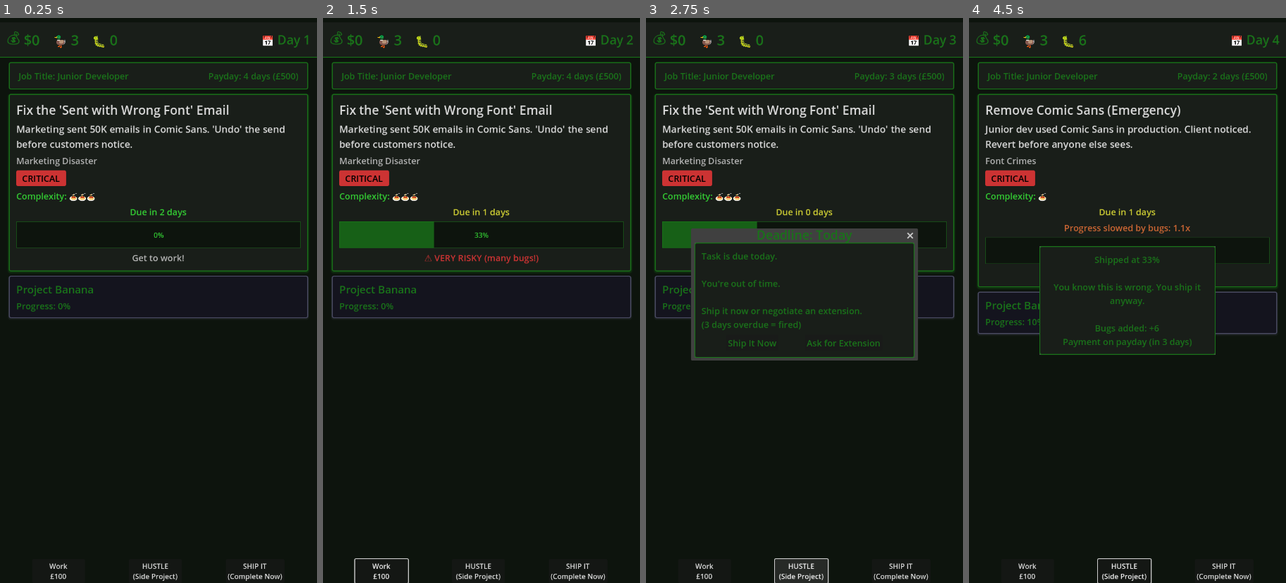
Above: before the commit, frames 1-4 (left to right).
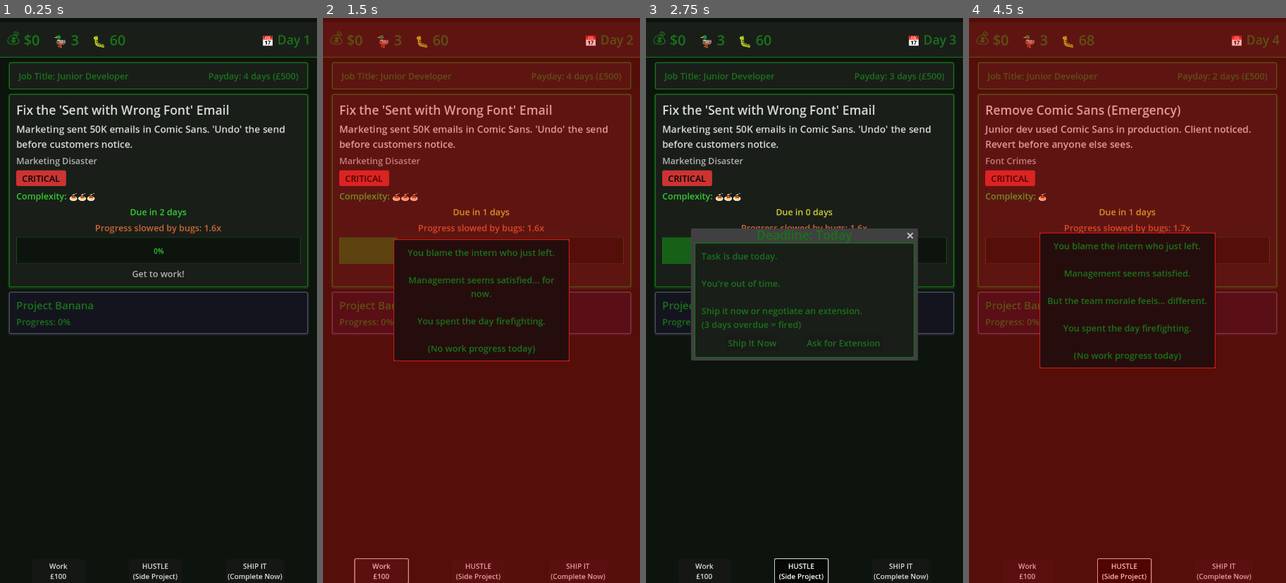
Above: after the commit, the same moments.

Repository: lmchoi/alt-f-this
Game: Godot game, scene res://scenes/game_ui.tscn
Same seed, same stepped clock (60 frames per second), same inputs: the game is played once before the commit and once after it.
Inputs (mouse positions are in pixels of both pictures, inside the frame that each line leads up to):
- Up to frame 1 (0.25 s): no input
- Up to frame 2 (1.5 s): click "Work £100" at 0.5 s; click (538, 328) at 1.25 s, where only the run after the commit has a clickable "The intern we just let go."
- Up to frame 3 (2.75 s): click "HUSTLE (Side Project)" at 2 s
- Up to frame 4 (4.5 s): click "SHIP IT (Complete Now)" at 2.75 s; click "Ship It Now" at 3.5 s; click (1184, 328) at 4.25 s, where only the run after the commit has a clickable "The intern we just let go."

The runs differ from the first frame. In frame 1, 2.5% of the frame differs, in the area x 2-98%, y 3-56%; in frame 2, 94%, in the area x 0-100%, y 0-100%; in frame 3, 2.1%; in frame 4, 90%.

Commit message:
Add outage red overlay

Diff:
--- a/autoloads/game_manager.gd
+++ b/autoloads/game_manager.gd
@@ -30,6 +30,7 @@
 signal game_over(ending_type: String, stats: Dictionary)
 signal victory(stats: Dictionary)
 signal production_outage_occurred(task_name)
+signal outage_consequence(text)
 signal current_task_updated(task)
 signal task_progress_changed(progress)
 signal payday_occurred(amount)
@@ -86,6 +87,7 @@
 
 var production_outages := 0  # Track total outages for firing (3 = fired)
 var poorly_shipped_tasks := []  # Tasks shipped at <50% (can trigger outages)
+var outage_in_progress := false  # Track if outage consequence is being shown
 
 # PIP and blame tracking
 var pip_warnings := 0  # 2 warnings = fired
@@ -150,6 +152,7 @@
 func trigger_production_outage(task_name: String):
 	"""Handle a production outage - the Papers Please 'terrorist exploded' moment."""
 	production_outages += 1
+	outage_in_progress = true
 
 	# Emit signal for UI to show outage dialog with choices
 	production_outage_occurred.emit(task_name)
@@ -165,7 +168,7 @@
 			if pip_warnings >= MAX_PIP_WARNINGS:
 				game_over.emit("fired_pip", get_game_stats())
 			else:
-				event_occurred.emit({"text": outage_messages["responsibility"]["first_pip"], "money": 0, "ducks": 0})
+				outage_consequence.emit(outage_messages["responsibility"]["first_pip"])
 
 		"scapegoat":
 			total_blames += 1
@@ -173,7 +176,7 @@
 				game_over.emit("company_collapse_scapegoat", get_game_stats())
 			else:
 				var message_key = "first" if total_blames == 1 else "second"
-				event_occurred.emit({"text": outage_messages[choice][message_key], "money": 0, "ducks": 0})
+				outage_consequence.emit(outage_messages[choice][message_key])
 
 		"systemic":
 			total_blames += 1
@@ -181,9 +184,13 @@
 				game_over.emit("company_collapse_systemic", get_game_stats())
 			else:
 				var message_key = "first" if total_blames == 1 else "second"
-				event_occurred.emit({"text": outage_messages[choice][message_key], "money": 0, "ducks": 0})
-
-	# Check daily events after day advance
+				outage_consequence.emit(outage_messages[choice][message_key])
+
+	# Day advance happens in UI after consequence popup dismissed (see game_ui.gd)
+
+func finish_outage_turn():
+	"""Called after outage consequence popup is dismissed to advance the day."""
+	outage_in_progress = false
 	advance_turn()
 
 func check_victory():
--- a/data/outage_messages.json
+++ b/data/outage_messages.json
@@ -1,16 +1,16 @@
 {
   "responsibility": {
-    "first_pip": "You take responsibility for the outage.\n\nManagement puts you on a Performance Improvement Plan.\n\n⚠️ One more PIP and you're out.",
+    "first_pip": "You take responsibility for the outage.\n\nManagement puts you on a Performance Improvement Plan.\n\nYou spent the day firefighting.\n\n⚠️ One more PIP and you're out.\n\n(No work progress today)",
     "fired": "You've received 2 PIP warnings.\n\nHR called you in for a 'conversation.'\n\nYou're fired.\n\n[Ending: Managed Out]"
   },
   "scapegoat": {
-    "first": "You blame the intern who just left.\n\nManagement seems satisfied... for now.",
-    "second": "You blame the intern who just left.\n\nManagement seems satisfied.\n\nBut the team morale feels... different.",
+    "first": "You blame the intern who just left.\n\nManagement seems satisfied... for now.\n\nYou spent the day firefighting.\n\n(No work progress today)",
+    "second": "You blame the intern who just left.\n\nManagement seems satisfied.\n\nBut the team morale feels... different.\n\nYou spent the day firefighting.\n\n(No work progress today)",
     "company_collapse": "The blame culture is toxic.\n\nEngineers are quitting en masse.\n\nInvestors pulled funding.\n\nThe company collapses.\n\n[Ending: Toxic Culture]"
   },
   "systemic": {
-    "first": "You blame impossible product requirements.\n\nManagement notes your complaint.",
-    "second": "You blame impossible product requirements.\n\nManagement notes your complaint.\n\nThe blame game is getting old.",
+    "first": "You blame impossible product requirements.\n\nManagement notes your complaint.\n\nYou spent the day firefighting.\n\n(No work progress today)",
+    "second": "You blame impossible product requirements.\n\nManagement notes your complaint.\n\nThe blame game is getting old.\n\nYou spent the day firefighting.\n\n(No work progress today)",
     "company_collapse": "The blame culture is toxic.\n\nEngineers are quitting en masse.\n\nInvestors pulled funding.\n\nThe company collapses.\n\n[Ending: Toxic Culture]"
   }
 }
--- /dev/null
+++ b/scenes/dialogs/outage_consequence_popup.gd
@@ -0,0 +1,13 @@
+extends PopupPanel
+
+signal consequence_dismissed
+
+func _ready():
+	popup_hide.connect(_on_popup_hide)
+
+func show_consequence(text: String):
+	$ConsequenceMessage.text = text
+	popup()
+
+func _on_popup_hide():
+	consequence_dismissed.emit()
--- /dev/null
+++ b/scenes/dialogs/outage_consequence_popup.tscn
@@ -0,0 +1,39 @@
+[gd_scene load_steps=3 format=3 uid="uid://cbvx8j3k2m5qr"]
+
+[ext_resource type="Script" path="res://scenes/dialogs/outage_consequence_popup.gd" id="1_consequence"]
+[ext_resource type="Theme" path="res://themes/dialog_theme.tres" id="2_dialog_theme"]
+
+[sub_resource type="StyleBoxFlat" id="StyleBoxFlat_outage_panel"]
+bg_color = Color(0.15, 0.05, 0.05, 1)
+border_width_left = 2
+border_width_top = 2
+border_width_right = 2
+border_width_bottom = 2
+border_color = Color(0.8, 0.1, 0.1, 1)
+corner_radius_top_left = 4
+corner_radius_top_right = 4
+corner_radius_bottom_right = 4
+corner_radius_bottom_left = 4
+content_margin_left = 16.0
+content_margin_top = 16.0
+content_margin_right = 16.0
+content_margin_bottom = 16.0
+
+[node name="OutageConsequencePopup" type="PopupPanel"]
+initial_position = 1
+size = Vector2i(400, 150)
+transparent_bg = false
+visible = true
+transparent = false
+theme = ExtResource("2_dialog_theme")
+theme_override_styles/panel = SubResource("StyleBoxFlat_outage_panel")
+script = ExtResource("1_consequence")
+
+[node name="ConsequenceMessage" type="Label" parent="."]
+offset_left = 16.0
+offset_top = 16.0
+offset_right = 384.0
+offset_bottom = 134.0
+horizontal_alignment = 1
+vertical_alignment = 1
+autowrap_mode = 2
--- a/scenes/game_ui.gd
+++ b/scenes/game_ui.gd
@@ -16,10 +16,12 @@
 	GameManager.game_over.connect(_on_game_over)
 	GameManager.victory.connect(_on_victory)
 	GameManager.production_outage_occurred.connect(_on_production_outage)
+	GameManager.outage_consequence.connect(_on_outage_consequence)
 
 	$DeadlineDialog.custom_action.connect(_on_deadline_action)
 	$CompletionDialog.completion_choice.connect(_on_completion_choice)
 	$OutageDialog.outage_choice.connect(_on_outage_choice)
+	$"%OutageConsequencePopup".consequence_dismissed.connect(_on_outage_consequence_dismissed)
 
 	# Load end game panel
 	var EndGamePanelScene = load("res://scenes/end_game_panel.tscn")
@@ -45,6 +47,15 @@
 	if event.text != "":
 		$EventPopup.show_event(event.text)
 
+func _on_outage_consequence(text: String):
+	# Show outage-specific consequence popup (with red styling)
+	$"%OutageConsequencePopup".show_consequence(text)
+
+func _on_outage_consequence_dismissed():
+	# Clean up outage UI and advance the day
+	$"%OutageRedOverlay".visible = false
+	GameManager.finish_outage_turn()
+
 func _on_deadline_due():
 	$DeadlineDialog.popup()
 
@@ -59,9 +70,11 @@
 	$DeadlineDialog.hide()
 
 func _on_production_outage(task_name: String):
+	$"%OutageRedOverlay".visible = true
 	$OutageDialog.show_outage(task_name)
 
 func _on_outage_choice(choice: String):
+	# Keep red overlay visible - will hide after consequence popup dismissed
 	GameManager.handle_outage_choice(choice)
 	$OutageDialog.hide()
 
@@ -74,8 +87,8 @@
 
 func _setup_test_scenario():
 	"""Debug: Setup test scenario for production outage testing"""
-	# # GameManager.bugs = 60  # High bugs = high outage chance (60 × 0.5% × 3 = 90% daily)
-	# GameManager.poorly_shipped_tasks = ["Blockchain", "Logo Fix", "Printer Bug"]
+	GameManager.bugs = 60  # High bugs = high outage chance (60 × 0.5% × 3 = 90% daily)
+	GameManager.poorly_shipped_tasks = ["Blockchain", "Logo Fix", "Printer Bug"]
 	# GameManager.money = 2000
 	# GameManager.ducks = 2
 	# GameManager.side_project.progress = 100
--- a/scenes/game_ui.tscn
+++ b/scenes/game_ui.tscn
@@ -7,6 +7,7 @@
 [ext_resource type="PackedScene" path="res://scenes/task_panel.tscn" id="3_taskpanel"]
 [ext_resource type="PackedScene" path="res://scenes/side_project_panel.tscn" id="4_sideproject"]
 [ext_resource type="PackedScene" uid="uid://b5nqygpy3h33x" path="res://scenes/dialogs/event_popup.tscn" id="4_u2dgd"]
+[ext_resource type="PackedScene" uid="uid://cbvx8j3k2m5qr" path="res://scenes/dialogs/outage_consequence_popup.tscn" id="5_outage_consequence"]
 [ext_resource type="Theme" path="res://themes/dialog_theme.tres" id="5_dialog_theme"]
 [ext_resource type="Script" uid="uid://c6kb37pd6cpiu" path="res://scenes/dialogs/deadline_dialog.gd" id="6_djwj0"]
 [ext_resource type="Script" uid="uid://c21qcpvp6sbak" path="res://scenes/dialogs/completion_dialog.gd" id="7_completion"]
@@ -104,6 +105,10 @@
 initial_position = 1
 visible = false
 
+[node name="OutageConsequencePopup" parent="." instance=ExtResource("5_outage_consequence")]
+unique_name_in_owner = true
+visible = false
+
 [node name="DeadlineDialog" type="AcceptDialog" parent="."]
 initial_position = 1
 size = Vector2i(500, 200)
@@ -121,6 +126,17 @@
 size = Vector2i(500, 200)
 theme = ExtResource("5_dialog_theme")
 
+[node name="OutageRedOverlay" type="ColorRect" parent="."]
+unique_name_in_owner = true
+visible = false
+anchors_preset = 15
+anchor_right = 1.0
+anchor_bottom = 1.0
+grow_horizontal = 2
+grow_vertical = 2
+mouse_filter = 2
+color = Color(1, 0, 0, 0.3)
+
 [node name="OutageDialog" type="AcceptDialog" parent="."]
 initial_position = 1
 size = Vector2i(500, 200)
Not shown, added: scenes/dialogs/outage_consequence_popup.gd.uid
Not shown: 1 places in scenes/game_ui.tscn that only renumber resources
